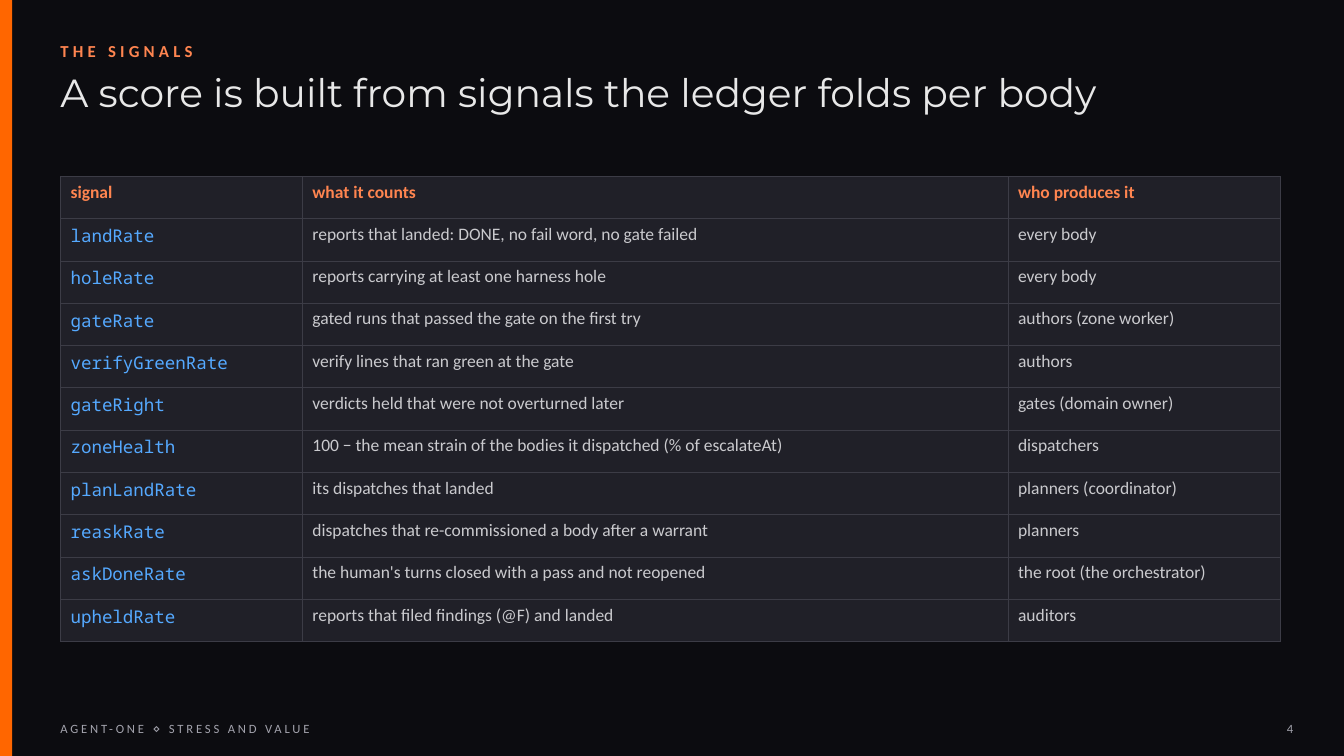
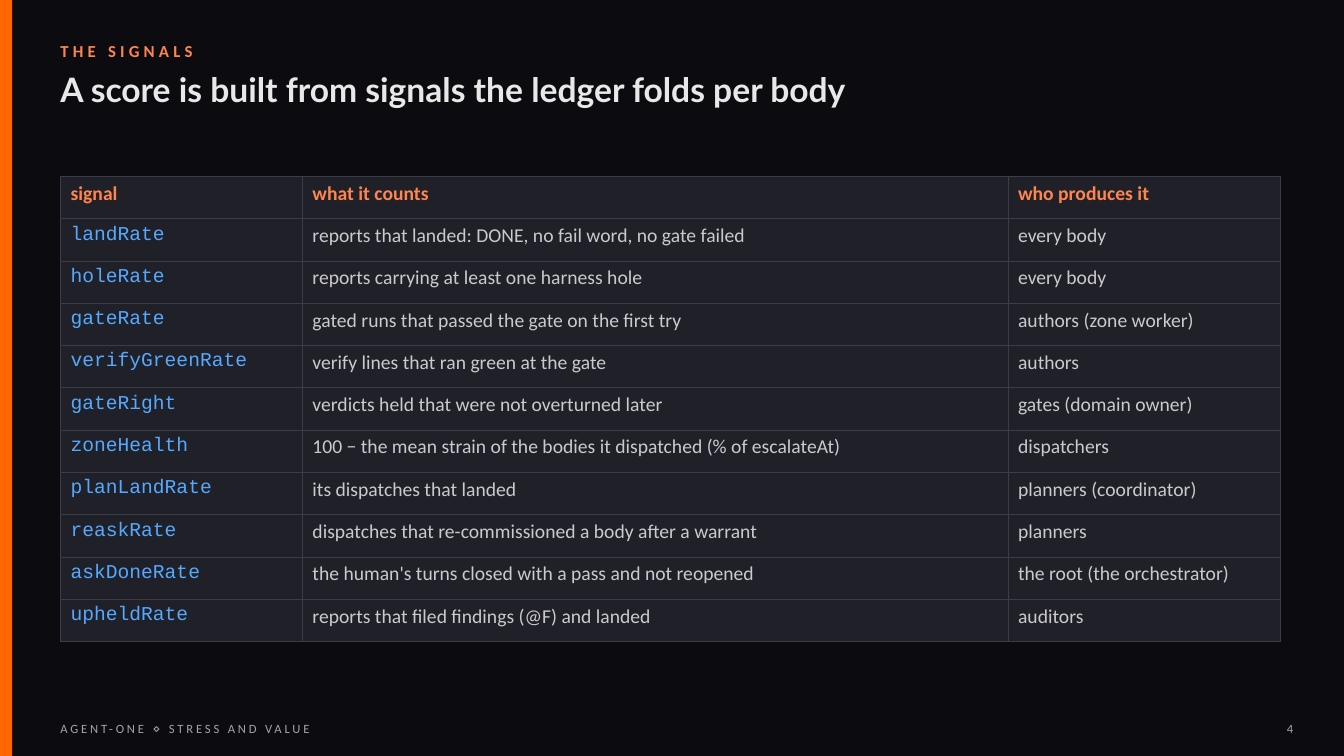
Before and after one commit to Kaginari/agent-one, a slide deck: slide 4 of presentations/stress-value-agent-one.pptx. Drawn at 1344x756 pixels with LibreOffice and Linux fonts; fonts in the diff are those of the drawing. Boxes give left, top, right and bottom in pixels: in the first picture for what was removed or moved away, otherwise in the second. Text is boxed around its words. In the diff, an @@ line names an element or a change of style, - is before the commit and + after.

Commit message:
presentations: the decks brought to v0.3.0 — fresh captures, the one-page board, the current CLI and numbers, what v0.2 and v0.3 delivered, the harness talk's measured-and-healed slide and registry policy (EN, FR); the stress-and-value deck in the Slides fonts

```diff
--- a/presentations/stress-value-agent-one.pptx
+++ b/presentations/stress-value-agent-one.pptx
@@ text "A score is built from ..." at bbox=[60, 77, 845, 108]: size 28 to 24 pt, font Montserrat to Lato, bold on @@
@@ table at bbox=[60, 176, 1280, 631] @@
@@ size 12.5 to 14 pt @@
@@ font Noto Sans Mono to Courier New in "landRate", "holeRate", "gateRate", "verifyGreenRate" and 6 more places @@
```
Also in this commit, not shown: 11 other slides changed, 3 other files.
